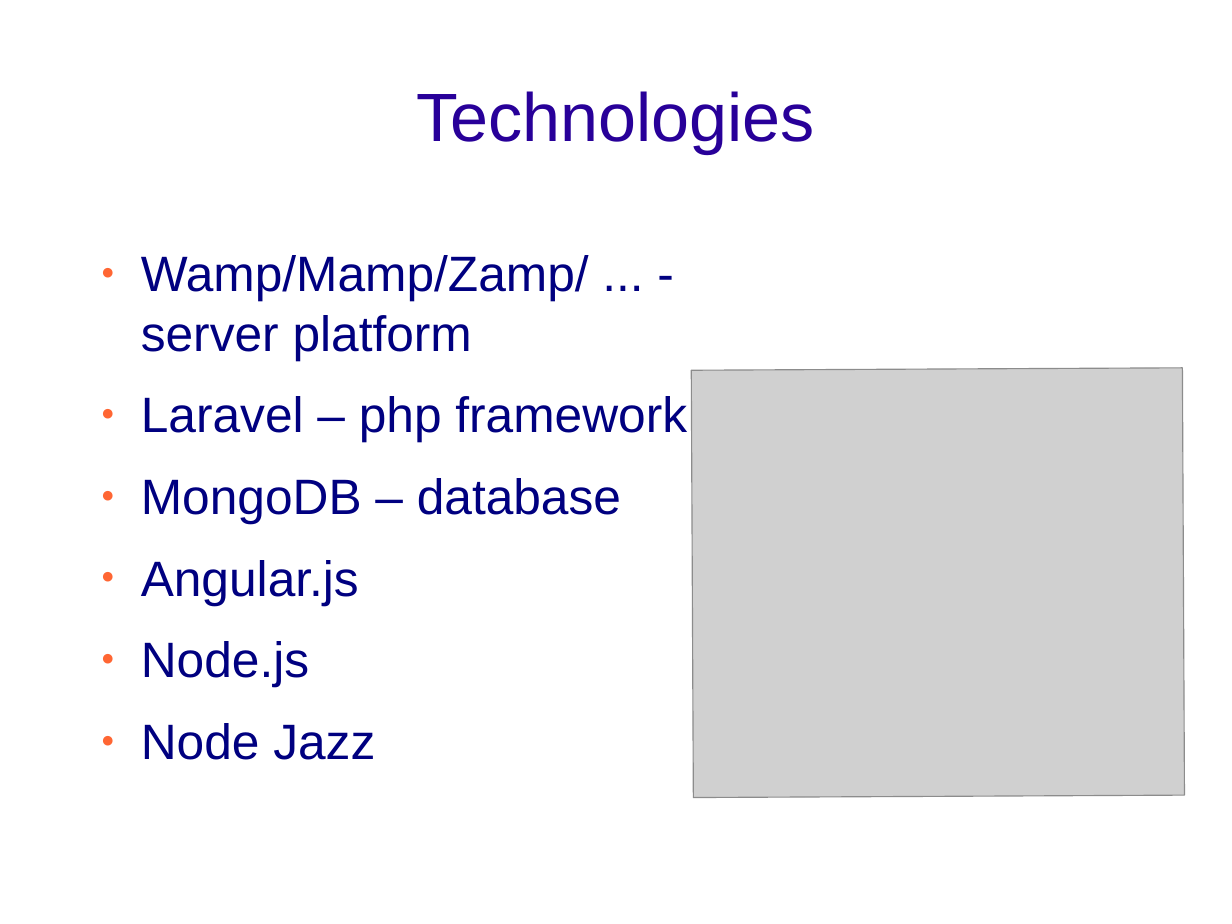
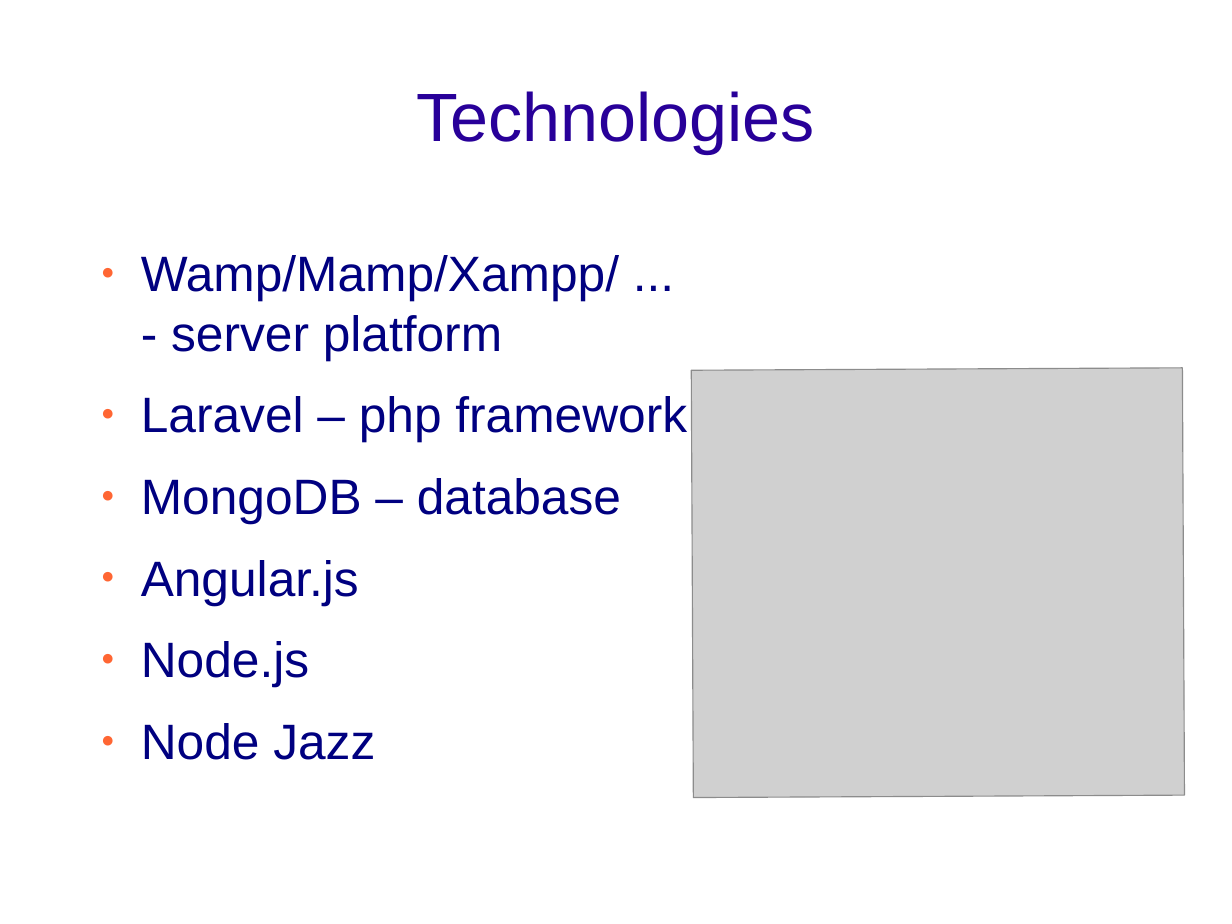
Before and after one commit to connorcook/digidiet, a slide deck: slide 6 of Presentations/demo1.odp. Drawn at 1232x924 pixels with LibreOffice and Linux fonts; fonts in the diff are those of the drawing; grey boxes stand for pictures; background and template pictures are left out. Boxes give left, top, right and bottom in pixels: in the first picture for what was removed or moved away, otherwise in the second. Text is boxed around its words. In the diff, an @@ line names an element or a change of style, - is before the commit and + after.

```diff
--- a/Presentations/demo1.odp
+++ b/Presentations/demo1.odp
@@ text at [141,255,619,360]: text changed @@
-● Wamp/Mamp/Zamp/ ... - server platform
+● Wamp/Mamp/Xampp/ ... - server platform
```
Also in this commit, not shown: 1 other file.
